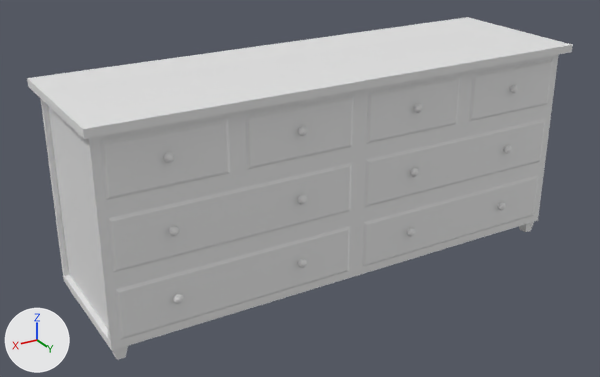
The FBX model Assets/Takens/Models/Dresser.FBX as it was, and as the next commit left it.
Both versions are drawn from a camera (50 mm lens) standing at (21.0, 62.6, 15.8) and looking at (5.5, 36.6, 2.8). Lighting does not change. The marker at lower left points along +X, +Y and +Z. Where no turn or scale is listed for an object, it has been applied to the vertices.

Objects in the first picture: 'Dresser'.
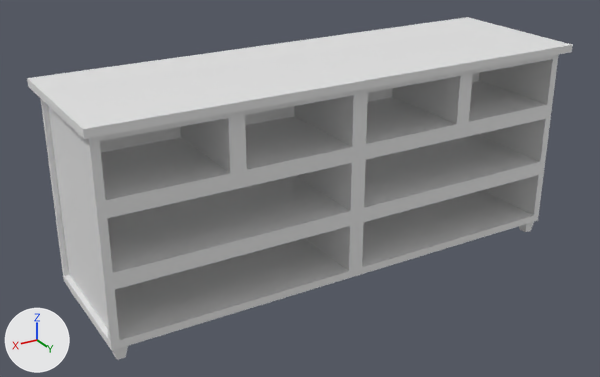
Where the change shows, as pixel boxes (x1, y1, x2, y2) in the pictures (600 x 377 px; the box of a moved part takes in the faces that stretch with it):
part 1 of me_mesh, deleted: before (164, 85, 518, 304)
part 2 of me_mesh, moved or reshaped: (100, 59, 553, 340) in both

The change in detail:
me_mesh is used by ob_dresser; location (4.64, 36.71, 0.0).
me_mesh had 902 vertices, 888 faces and spanned x -10.0..10.0, y -3.1..3.1, z -0.5..7.9.
me_mesh now has 242 vertices, 240 faces and spans x -10.0..10.0, y -3.1..3.1, z -0.5..7.9.
me_mesh part 1: 12 loose pieces with 660 vertices, spanning x -7.4..7.6, y 2.8..3.1, z 1.2..6.6, are deleted.
Part 2, on me_mesh:
8 vertices in x -9.4..5.3, y 2.8, z 2.1..7.2 move by (-0.1, -4.2, 0.1).
8 vertices in x -5.3..9.4, y 2.8, z 2.1..7.2 move by (0.1, -4.2, 0.1).
6 vertices in x -9.4..5.3, y 2.8, z 0.4..5.5 move by (-0.1, -4.2, -0.1).
6 vertices in x -5.3..9.4, y 2.8, z 0.4..5.5 move by (0.1, -4.2, -0.1).
4 vertices in x -4.9..4.9, y 2.8, z 2.1..4.7 move by (0.0, -4.2, 0.1).
8 vertices move from x -9.4..9.4, y 2.8, z 0.4..3.0 to x -9.5..9.5, y -1.4, z 0.3..2.8.
me_mesh part 3: the surface is now shaded flat.
